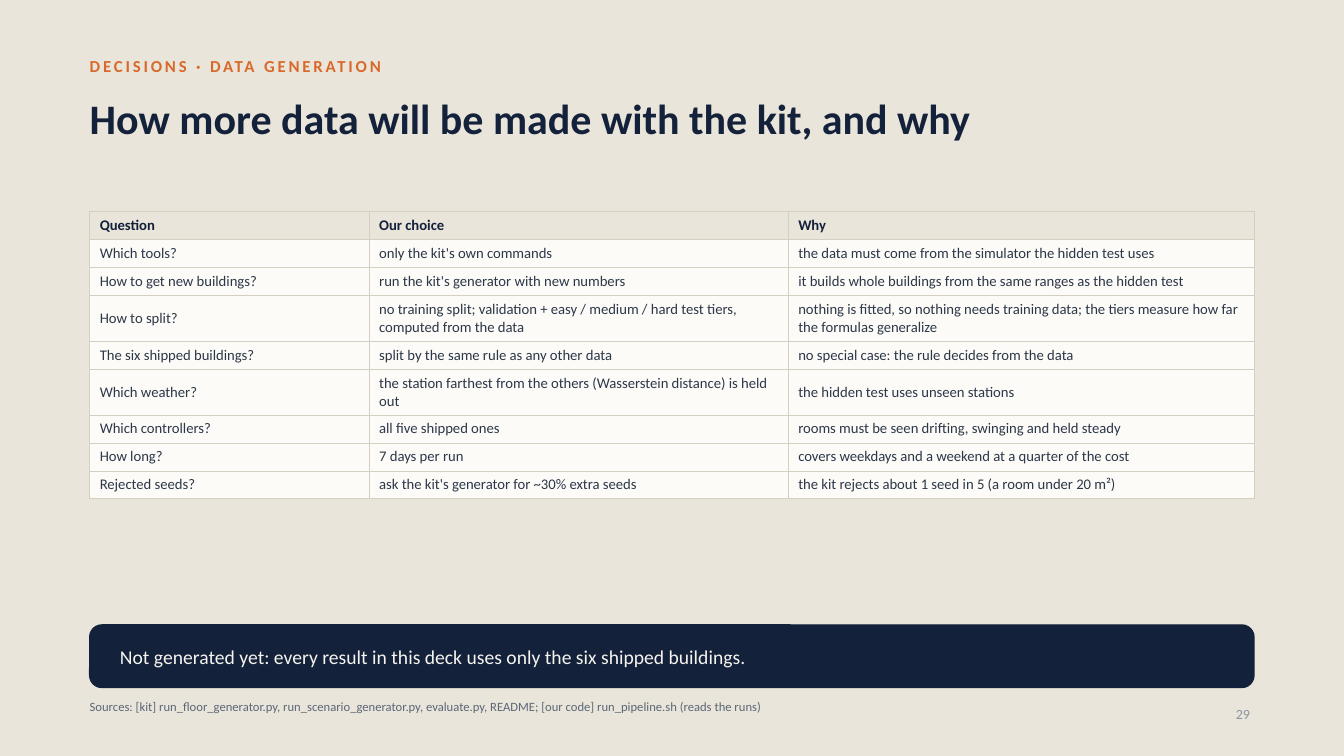
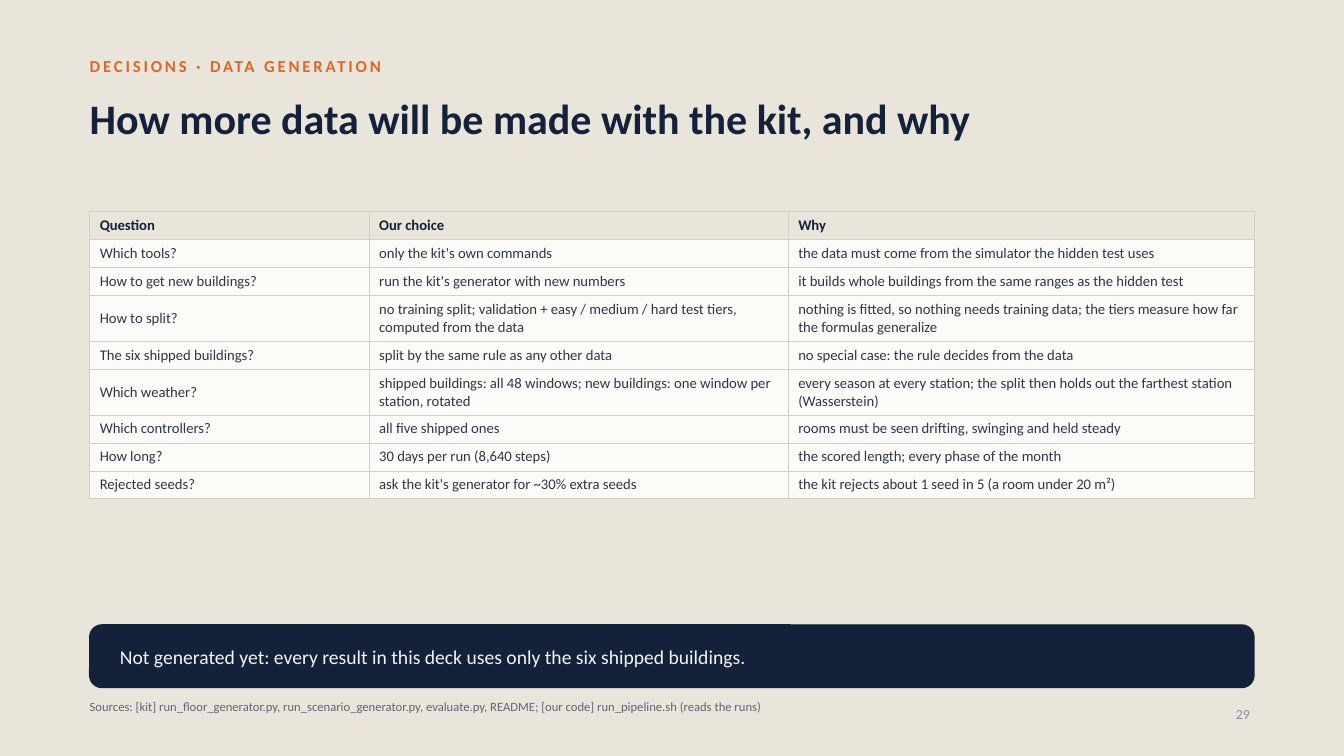
Before and after one commit to srivathsanb14/working-code, a slide deck: slide 29 of docs/One_Controller_for_Every_Building.pptx. Drawn at 1344x756 pixels with LibreOffice and Linux fonts; fonts in the diff are those of the drawing. Boxes give left, top, right and bottom in pixels: in the first picture for what was removed or moved away, otherwise in the second. Text is boxed around its words. In the diff, an @@ line names an element or a change of style, - is before the commit and + after.

```diff
--- a/docs/One_Controller_for_Every_Building.pptx
+++ b/docs/One_Controller_for_Every_Building.pptx
@@ table at [90, 212, 1254, 496] @@
-row 6, column 2: the station farthest from the others (Wasserstein distance) is held out
+row 6, column 2: shipped buildings: all 48 windows; new buildings: one window per station, rotated
-row 6, column 3: the hidden test uses unseen stations
+row 6, column 3: every season at every station; the split then holds out the farthest station (Wasserstein)
-row 8, column 2: 7 days per run
+row 8, column 2: 30 days per run (8,640 steps)
-row 8, column 3: covers weekdays and a weekend at a quarter of the cost
+row 8, column 3: the scored length; every phase of the month
```
Also in this commit, not shown: 16 other slides changed, 50 other files.
